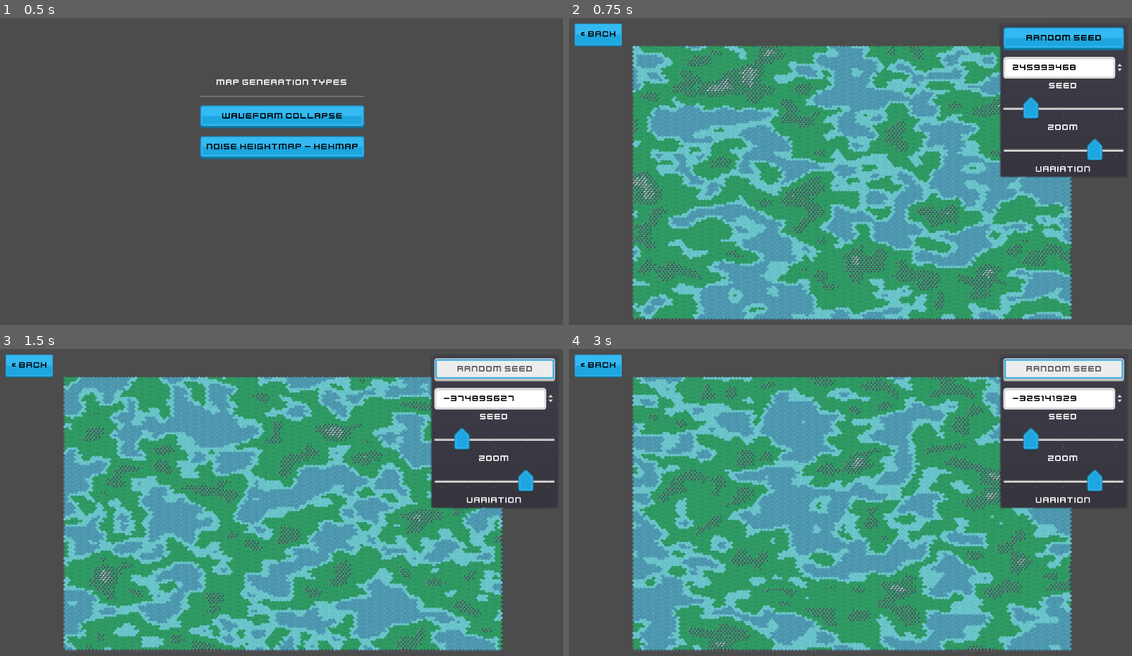
Above: before the commit, frames 1-4 (two rows, left to right).
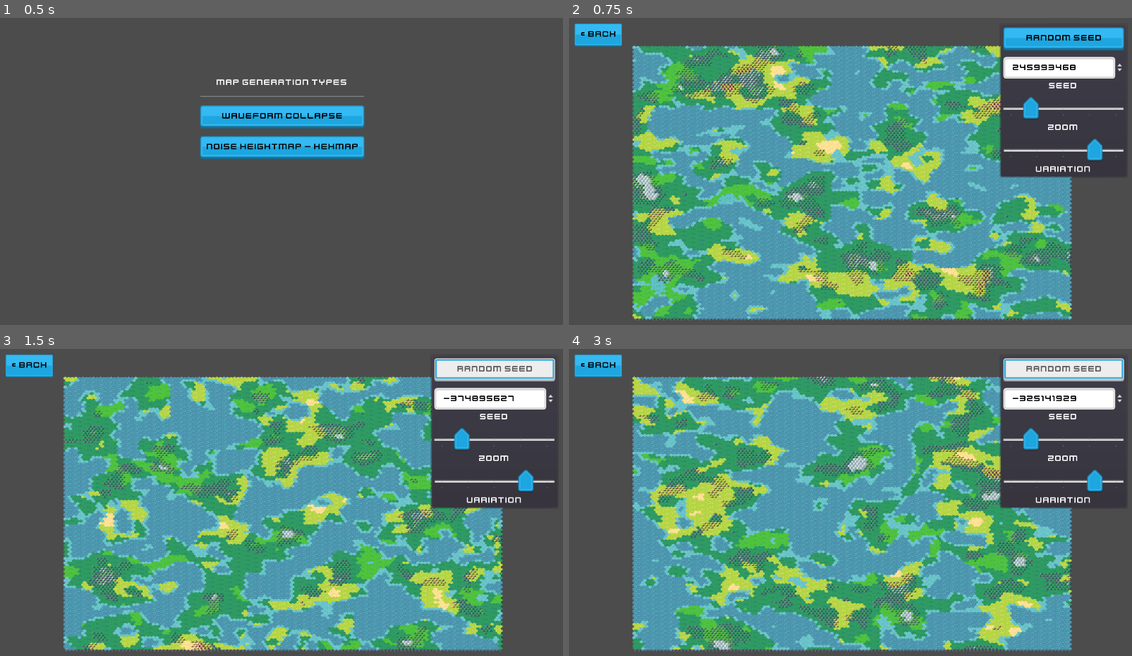
Above: after the commit, the same moments.

Repository: notdomkelly/hexmap
Game: Godot game, scene res://scenes/Main.tscn
Two runs of this game, one before a commit and one after it. Both use one fixed random seed, a clock stepped at 60 frames per second and the inputs below.
Inputs:
- Up to frame 1 (0.5 s): no input
- Up to frame 2 (0.75 s): click "Noise Heightmap - Hexmap" at 0.5 s
- Up to frame 3 (1.5 s): click "Random Seed" at 1.25 s
- Up to frame 4 (3 s): click "Random Seed" at 2 s; click "Random Seed" at 2.75 s

Frame 1 is identical in both runs. In frame 2, 20% of the frame differs, in the area x 11-90%, y 8-99%; in frame 3, 19%; in frame 4, 20%.

Commit message:
Add moisture noisemap as well

Diff:
--- a/data/HexCollapseData.gd
+++ b/data/HexCollapseData.gd
@@ -21,6 +21,50 @@
 			bin_neigh = bin_neigh | binary_map[n_type]
 		binary_data["neighbors"][bin_val] = bin_neigh
 		binary_data["back_map"][bin_val] = type
+
+func get_biome(e, m):
+	if e < 0.45:
+		return "deep_flat"
+	if e < 0.5:
+		return "shallow_flat"
+
+	var biome = ""
+	var height = ""
+
+	if e > 0.85:
+		if m < 0.05:
+			return "stone_mont"
+		if m < 0.2:
+			return "desert_mont"
+		if m < 0.3:
+			return "warm_mont"
+		if m < 0.5:
+			return "boreal_mont"
+		if m < 0.6:
+			return "temperate_mont"
+		return "snow_mont"
+
+	if e > 0.7:
+		if m < 0.15:
+			return "desert_hill"
+		if m < 0.35:
+			return "warm_hill"
+		if m < 0.7:
+			return "boreal_hill"
+		if m < 0.95:
+			return "temperate_hill"
+		return "swamp_hill"
+
+	if m < 0.15:
+		return "desert_flat"
+	if m < 0.4:
+		return "warm_flat"
+	if m < 0.7:
+		return "boreal_flat"
+	if m < 0.93:
+		return "temperate_flat"
+	return "swamp_flat"
+
 
 
 var type_sets = {
@@ -57,6 +101,18 @@
 		"HexsetGridDesertFlat02",
 		"HexsetGridDesertFlat03",
 	],
+	"desert_hill": ["HexsetGridDesertHill01"],
+	"desert_mont": ["HexsetGridDesertMont01"],
+	"stone_mont": ["HexsetGridStoneMont01"],
+	"warm_flat": ["HexsetGridWarmFlat01"],
+	"warm_hill": ["HexsetGridWarmHill01"],
+	"warm_mont": ["HexsetGridWarmMont01"],
+	"temperate_flat": ["HexsetGridTemperateFlat01"],
+	"temperate_hill": ["HexsetGridTemperateHill01"],
+	"temperate_mont": ["HexsetGridTemperateMont01"],
+	"snow_mont": ["HexsetGridSnowMont01"],
+	"swamp_flat": ["HexsetGridSwampFlat01"],
+	"swamp_hill": ["HexsetGridSwampHill01"],
 #	"stone_flat": [
 #		"HexsetGridStoneFlat01",
 #	],
@@ -72,13 +128,6 @@
 		"desert_flat": 5,
 		"deep_flat": 25,
 #		"stone_flat": 1,
-	},
-	"elevations": {
-		-100: "deep_flat",
-		-20: "shallow_flat",
-		0: "boreal_flat",
-		45: "boreal_hill",
-		80: "boreal_mont",
 	},
 	"neighbors": {
 		"boreal_flat": [
--- a/scripts/HexNoiseGenerator.gd
+++ b/scripts/HexNoiseGenerator.gd
@@ -5,7 +5,8 @@
 export var pan_speed = 100
 export var zoom_speed = 100
 
-var noise = OpenSimplexNoise.new()
+var elevation_noise = OpenSimplexNoise.new()
+var moisture_noise = OpenSimplexNoise.new()
 var offset = Vector2(0, 0)
 var is_building = false
 
@@ -21,35 +22,50 @@
 # Called when the node enters the scene tree for the first time.
 func _ready():
 	# Configure
-	noise.seed = randi()
-	noise.period = 20.0
-	noise.persistence = 0.8
-	$"UI Layer/UI Root/PanelContainer/Map Panel/SeedControl/SeedSpinBox".value = noise.seed
-	$"UI Layer/UI Root/PanelContainer/Map Panel/FrequencyControl/FrequencySlider".value = noise.period
-	$"UI Layer/UI Root/PanelContainer/Map Panel/ScaleControl/ScaleSlider".value = noise.persistence
-	# noise.octaves = 4
-	# noise.persistence = 0.8
+	elevation_noise.seed = randi()
+	elevation_noise.period = 20.0
+	elevation_noise.persistence = 0.8
+	$"UI Layer/UI Root/PanelContainer/Map Panel/SeedControl/SeedSpinBox".value = elevation_noise.seed
+	$"UI Layer/UI Root/PanelContainer/Map Panel/FrequencyControl/FrequencySlider".value = elevation_noise.period
+	$"UI Layer/UI Root/PanelContainer/Map Panel/ScaleControl/ScaleSlider".value = elevation_noise.persistence
+	moisture_noise.seed = randi()
+	moisture_noise.period = 20.0
+	moisture_noise.persistence = 0.8
+	# elevation_noise.octaves = 4
+	# elevation_noise.persistence = 0.8
 	build_map() # Replace with function body.
 
-func build_map():
+func build_map(random_m = true):
 	is_building = true
+	if random_m:
+		moisture_noise.seed = randi()
 
 	var actualSize = get_map_size()
-	var elevation_map = HexCollapseData.type_rules["elevations"]
-	var elevation_keys = elevation_map.keys()
+
+	var min_e = 100
+	var max_e = 0
 
 	for x in range(-actualSize, actualSize):
 		for y in range(-actualSize, actualSize):
 			var noisePos = Vector2(x, y)
-			var height = _get_height(noisePos, elevation_keys)
-			var tile_type = elevation_map[height]
+			var elevation = (elevation_noise.get_noise_2dv(noisePos) * 1.5 + 1.0) / 2.0
+			var moisture = (moisture_noise.get_noise_2dv(noisePos) * 1.5 + 1.0) / 2.0
+			if elevation < min_e:
+				min_e = elevation
+			if elevation > max_e:
+				max_e = elevation
+			# var height = _get_height(noisePos, elevation_keys)
+			# var tile_type = elevation_map[height]
+			var tile_type = HexCollapseData.get_biome(elevation, moisture)
 			$HexMap.set_cell(x, y, $HexMap.tile_set.find_tile_by_name(HexCollapseData.type_sets[tile_type][0]))
+	print(min_e)
+	print(max_e)
 	is_building = false
 
-func _get_height(actualPos, elevation_keys):
-	var r_height = noise.get_noise_2dv(actualPos) * 100 * 1.5
-	var idx = elevation_keys.bsearch(r_height) - 1
-	return elevation_keys[idx] if idx >= 0 else elevation_keys[0]
+#func _get_height(actualPos, elevation_keys):
+#	var r_height = elevation_noise.get_noise_2dv(actualPos) * 100 * 1.5
+#	var idx = elevation_keys.bsearch(r_height) - 1
+#	return elevation_keys[idx] if idx >= 0 else elevation_keys[0]
 
 
 func _on_BackButton_pressed():
@@ -57,25 +73,27 @@
 
 
 func _on_GenMapButton_pressed():
-	noise.seed = randi()
-	$"UI Layer/UI Root/PanelContainer/Map Panel/SeedControl/SeedSpinBox".value = noise.seed
-	# $"UI Layer/UI Root/PanelContainer/Map Panel/SeedControl/SeedLabel".text = 'Seed: ' + str(noise.seed)
+	elevation_noise.seed = randi()
+	$"UI Layer/UI Root/PanelContainer/Map Panel/SeedControl/SeedSpinBox".value = elevation_noise.seed
+	# $"UI Layer/UI Root/PanelContainer/Map Panel/SeedControl/SeedLabel".text = 'Seed: ' + str(elevation_noise.seed)
 	build_map()
 
 
 func _on_SeedSpinBox_value_changed(value):
-	noise.seed = value
+	elevation_noise.seed = value
 	if not is_building:
 		build_map()
 
 
 func _on_FrequencySlider_value_changed(value):
-	noise.period = value
+	elevation_noise.period = value
+	moisture_noise.period = value
 	if not is_building:
-		build_map()
+		build_map(false)
 
 
 func _on_ScaleSlider_value_changed(value):
-	noise.persistence = value
+	elevation_noise.persistence = value
+	moisture_noise.persistence = value
 	if not is_building:
-		build_map()
+		build_map(false)
